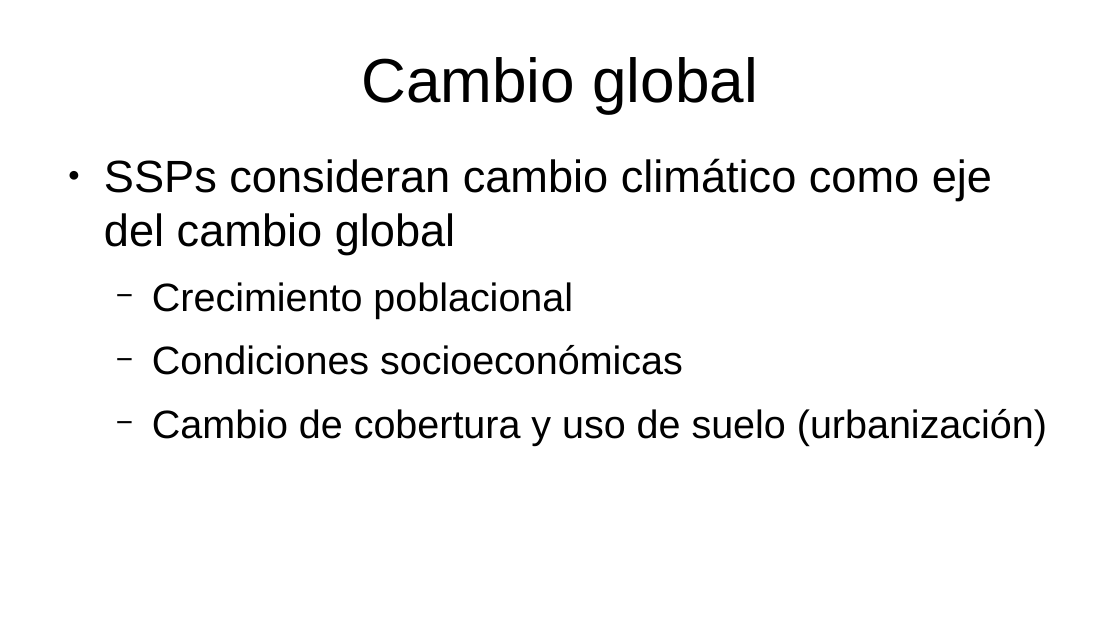
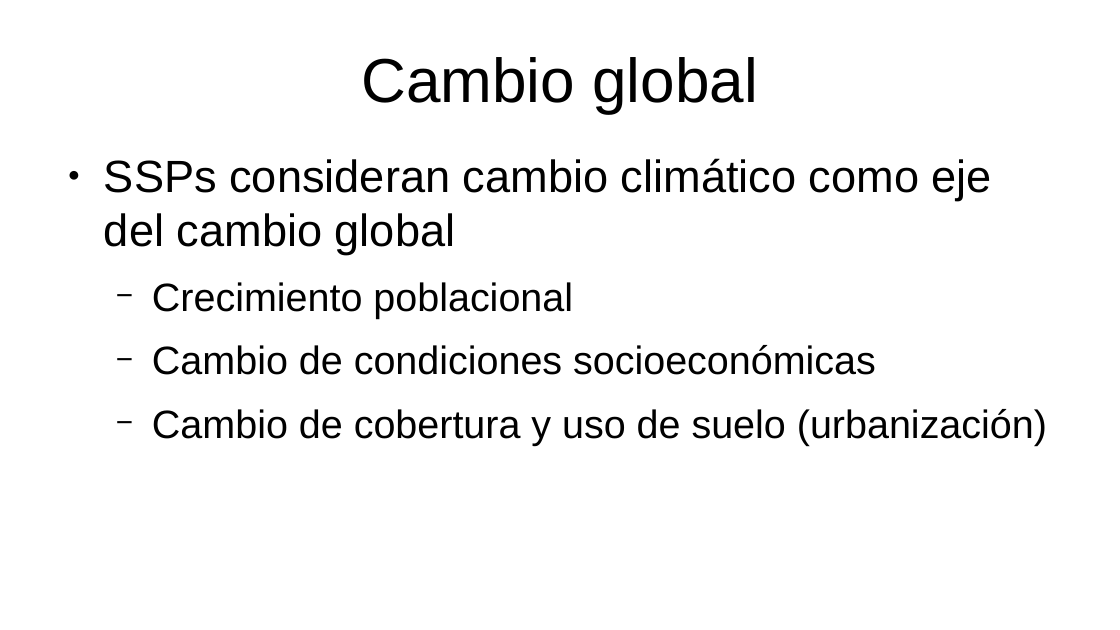
Before and after one commit to gerardommc/Ecologia-Teorica-II, a slide deck: slide 20 of Cambio-climatico/Escenarios.odp (slide 16 before the commit). Drawn at 1120x630 pixels with LibreOffice and Linux fonts; fonts in the diff are those of the drawing. Boxes give left, top, right and bottom in pixels: in the first picture for what was removed or moved away, otherwise in the second. Text is boxed around its words. In the diff, an @@ line names an element or a change of style, - is before the commit and + after.

```diff
--- a/Cambio-climatico/Escenarios.odp
+++ b/Cambio-climatico/Escenarios.odp
@@ text at [152, 345, 876, 375]: text changed @@
-  − Condiciones socioeconómicas
+  − Cambio de condiciones socioeconómicas
```
Also in this commit, not shown: 5 other slides changed, 20 slides added, 1 slide removed, 23 other files.
